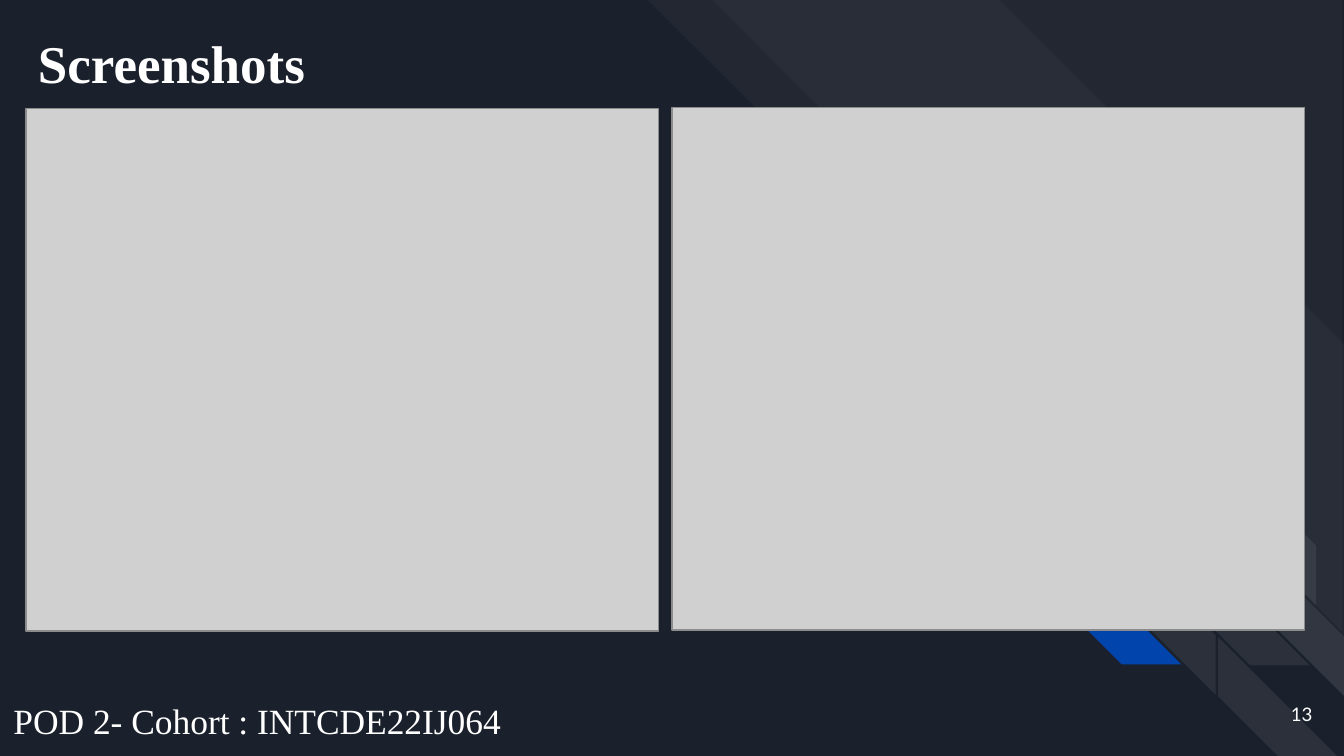
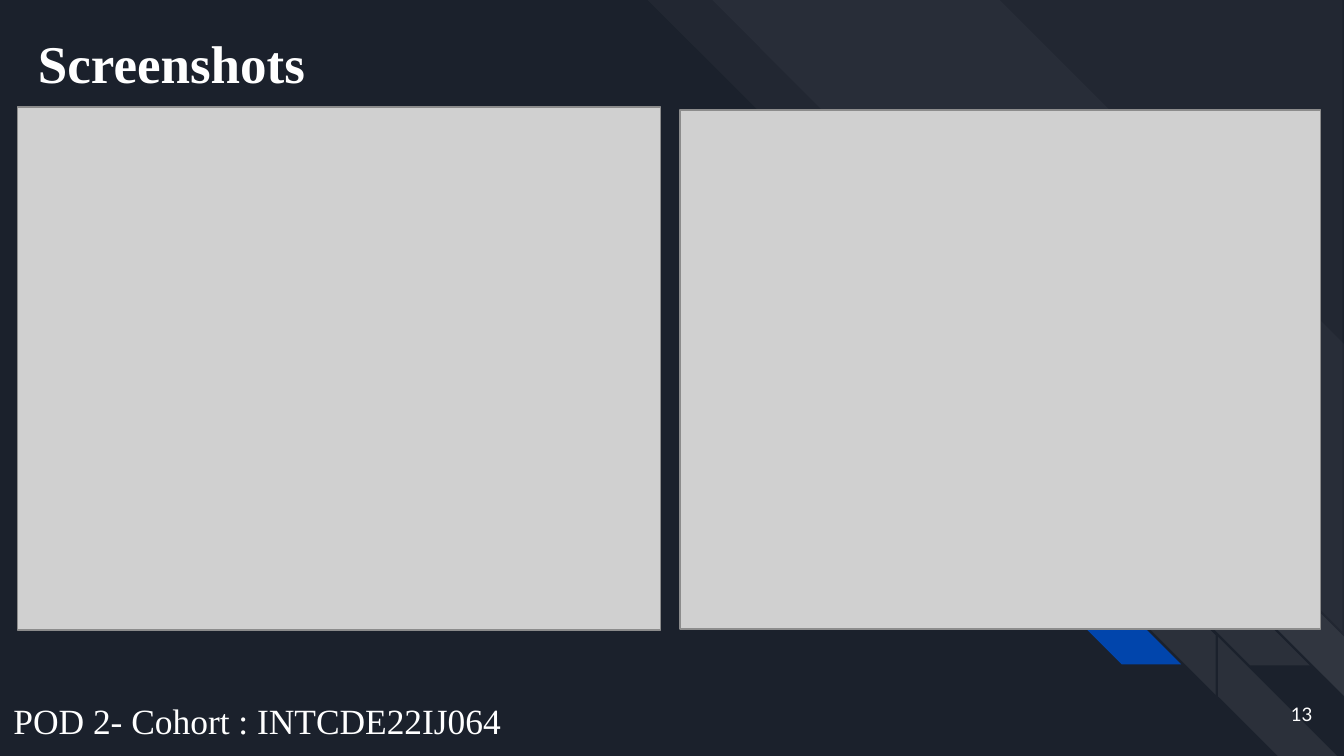
Before and after one commit to Ammugayathri/MFPE-POD2-Audit-Management, a slide deck: slide 13 of POD 2 - Audit management final ppt.pptx. Drawn at 1344x756 pixels with LibreOffice and Linux fonts; fonts in the diff are those of the drawing; grey boxes stand for pictures. Boxes give left, top, right and bottom in pixels: in the first picture for what was removed or moved away, otherwise in the second. Text is boxed around its words. In the diff, an @@ line names an element or a change of style, - is before the commit and + after.

```diff
--- a/POD 2 - Audit management final ppt.pptx
+++ b/POD 2 - Audit management final ppt.pptx
@@ picture: place and size @@
-picture at box(26, 109, 659, 632)
+picture at box(17, 108, 661, 630)
@@ picture: place and size @@
-picture at box(672, 108, 1305, 630)
+picture at box(680, 110, 1321, 629)
@@ diag stripe removed at box(1198, 487, 1316, 605) @@
```
Also in this commit, not shown: 5 other slides changed.
